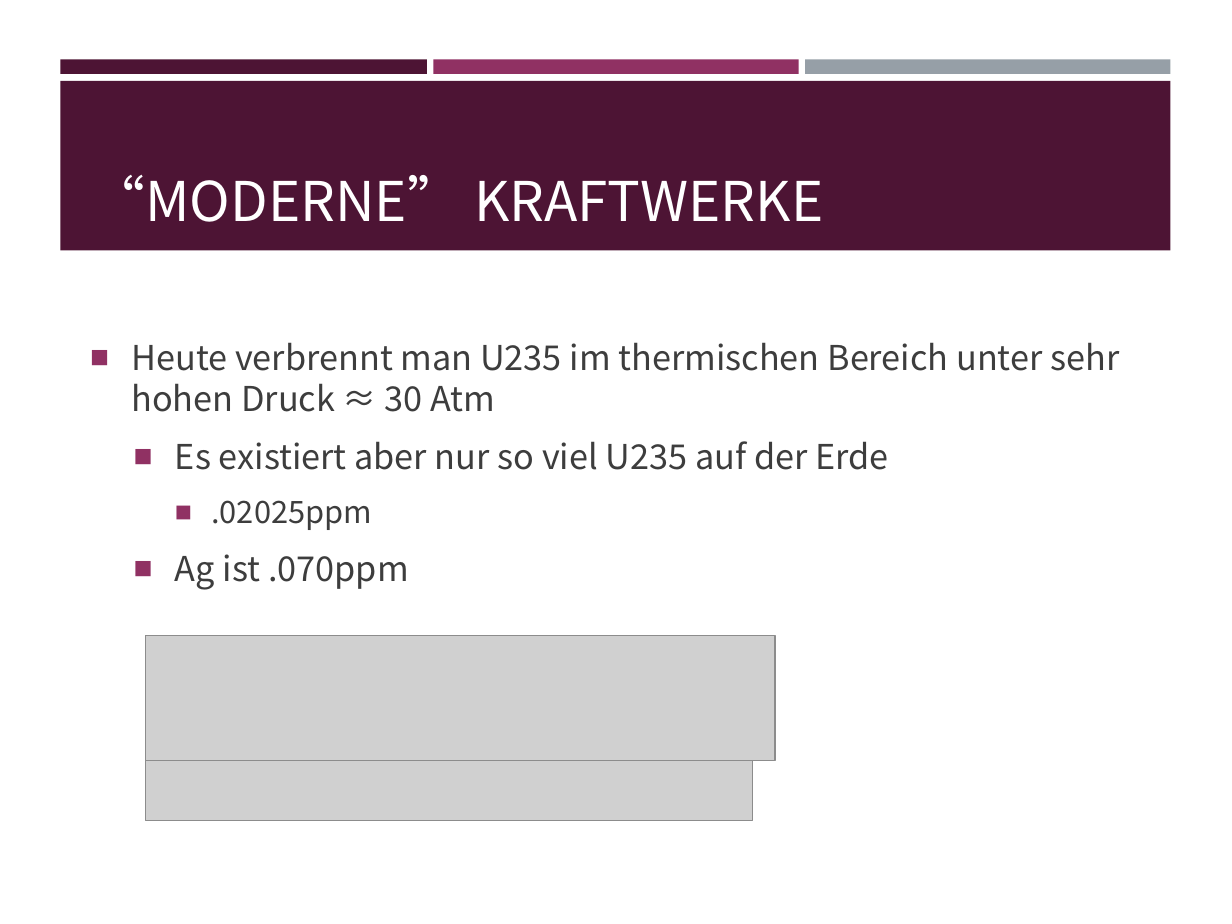
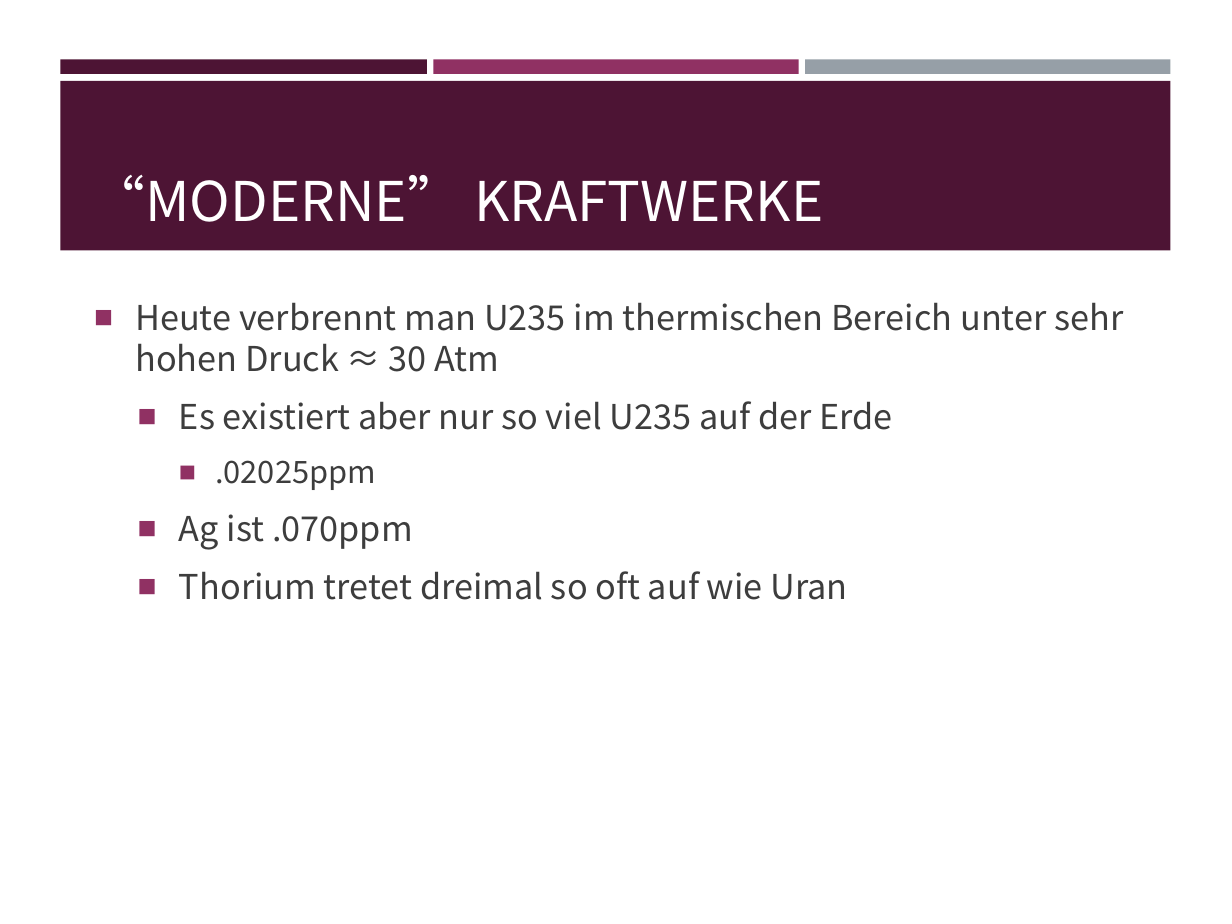
Before and after one commit to EnemyoftheFarmer/Thorium-Presentation, a slide deck: slide 15 of Thorium Reactors.pptx. Drawn at 1232x924 pixels with LibreOffice and Linux fonts; fonts in the diff are those of the drawing; grey boxes stand for pictures. Boxes give left, top, right and bottom in pixels: in the first picture for what was removed or moved away, otherwise in the second. Text is boxed around its words. In the diff, an @@ line names an element or a change of style, - is before the commit and + after.

```diff
--- a/Thorium Reactors.pptx
+++ b/Thorium Reactors.pptx
@@ text "Heute verbrennt man U235 im ..." moved from (x1=131, y1=342, x2=1119, y2=590) to (x1=135, y1=302, x2=1123, y2=600) @@
@@ text at (x1=179, y1=571, x2=847, y2=600): paragraph added @@
+  ■ Thorium tretet dreimal so oft auf wie Uran
@@ picture removed at (x1=145, y1=636, x2=775, y2=761) @@
@@ picture removed at (x1=145, y1=749, x2=752, y2=821) @@
```
Also in this commit, not shown: 4 other slides changed, 1 slide added, 2 slides removed.
